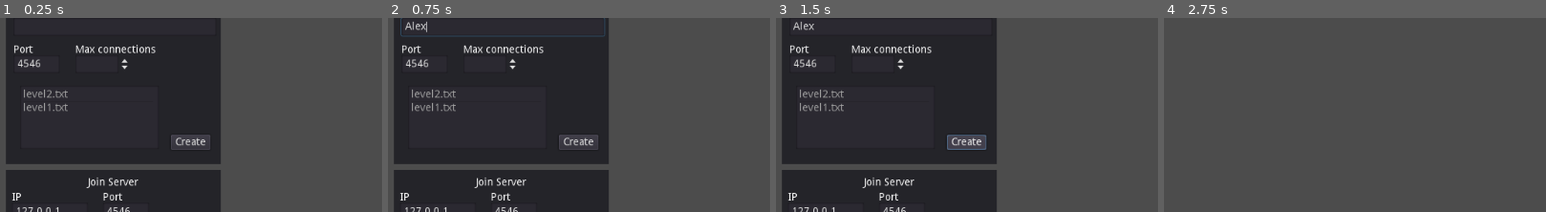
Above: before the commit, frames 1-4 (left to right).
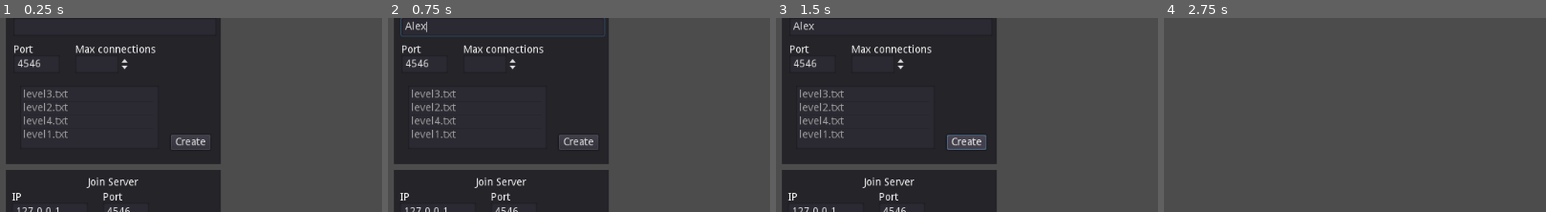
Above: after the commit, the same moments.

Repository: blazecus/Pogo
Game: Godot game, scene res://main_menu.tscn
Two runs of this game, one before a commit and one after it. Both use one fixed random seed, a clock stepped at 60 frames per second and the inputs below. The engine's default icon, where the game draws it, is replaced by a stand-in: a white triangle on a blue panel in a dark square.
Inputs (mouse positions are % of the whole screen's width and height, from its top left):
- Up to frame 1 (0.25 s): no input
- Up to frame 2 (0.75 s): click (15, 40) at 0.52 s; type "Alex" at 0.6 s
- Up to frame 3 (1.5 s): click (15, 9) at 0.75 s; type "Alex" at 0.83 s; click "Create" at 1.25 s
- Up to frame 4 (2.75 s): click "Enter" at 2 s
The pictures show only the part of the screen within x 0-50%, y 38-88%; the shares and areas given below are measured in that part.

The runs differ from the first frame. In frame 1, 0.5% of the frame differs, in the area x 6-18%, y 38-63%; in frame 2, 0.5%; in frame 3, 0.5%; in frame 4, nothing differs.

Commit message:
map downloading bug fix

Diff:
--- a/Game.gd
+++ b/Game.gd
@@ -100,7 +100,7 @@
 
 func read_map():
 	$TileMap.clear()
-	var content = network.server_info.map_data.split("\n")
+	var content = network.server_info.map_content.split("\n")
 
 	content.remove(len(content) - 1)
 
--- a/main_menu.gd
+++ b/main_menu.gd
@@ -45,7 +45,7 @@
 	file.open("res://levels/" + network.server_info.current_map, File.READ)
 	var content = file.get_as_text()
 	file.close()
-	network.server_info.map_data = content
+	network.server_info.map_content = content
 	# And create the server, using the function previously added into the code
 	network.create_server()
 
Not shown, added: levels/level3.txt
Not shown, added: levels/level4.txt
